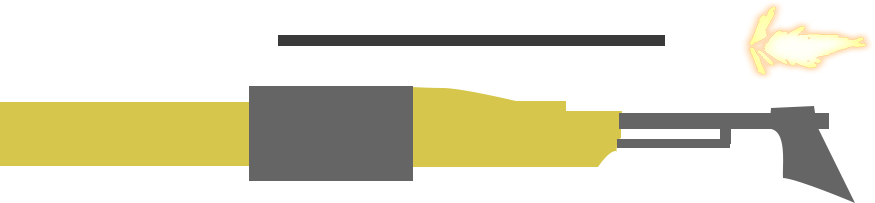
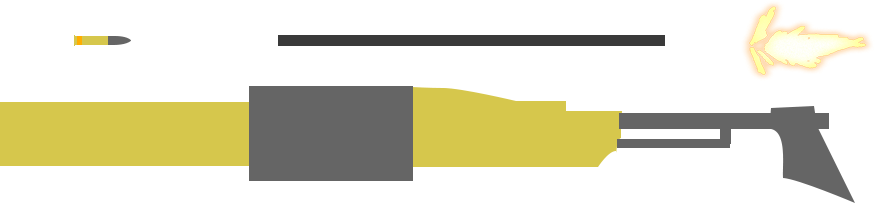
Revision of a layered (875, 203) image; what changed, layer by layer:
added layer "bullet" above "gUN" over [74, 35, 131, 46]
